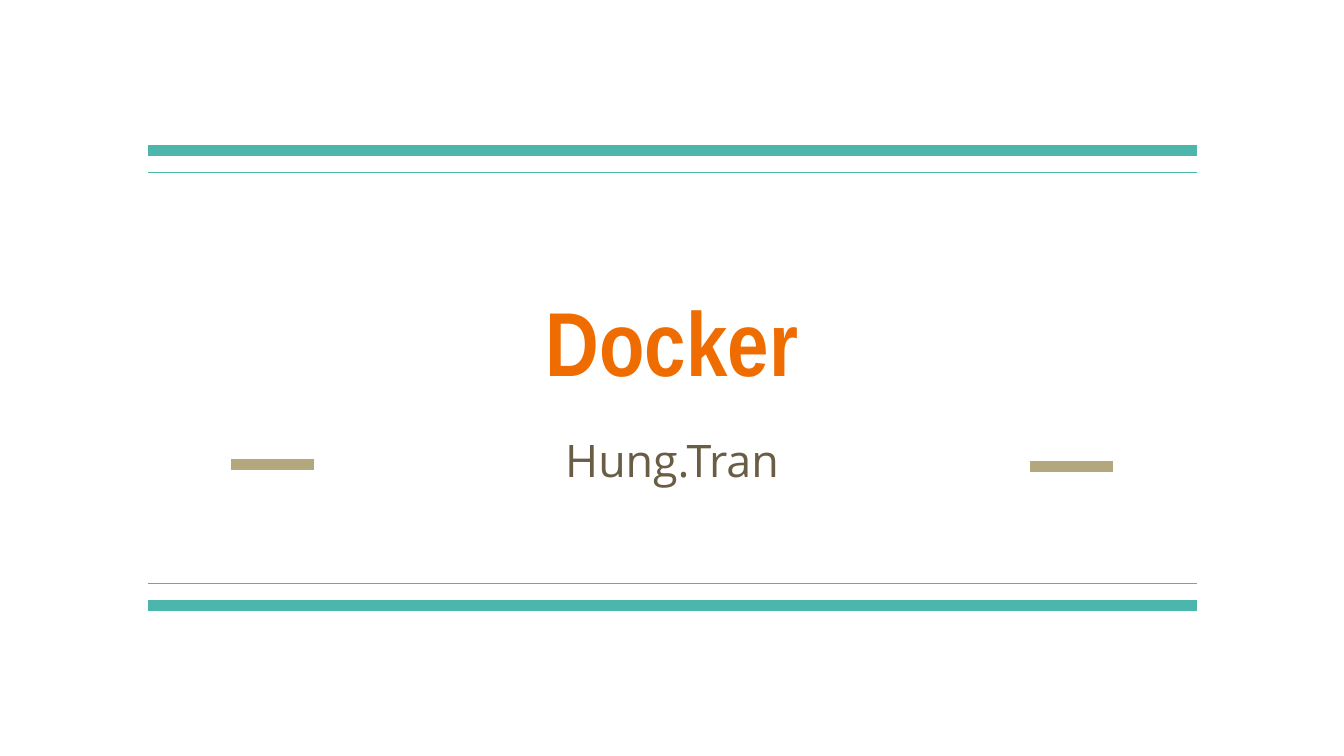
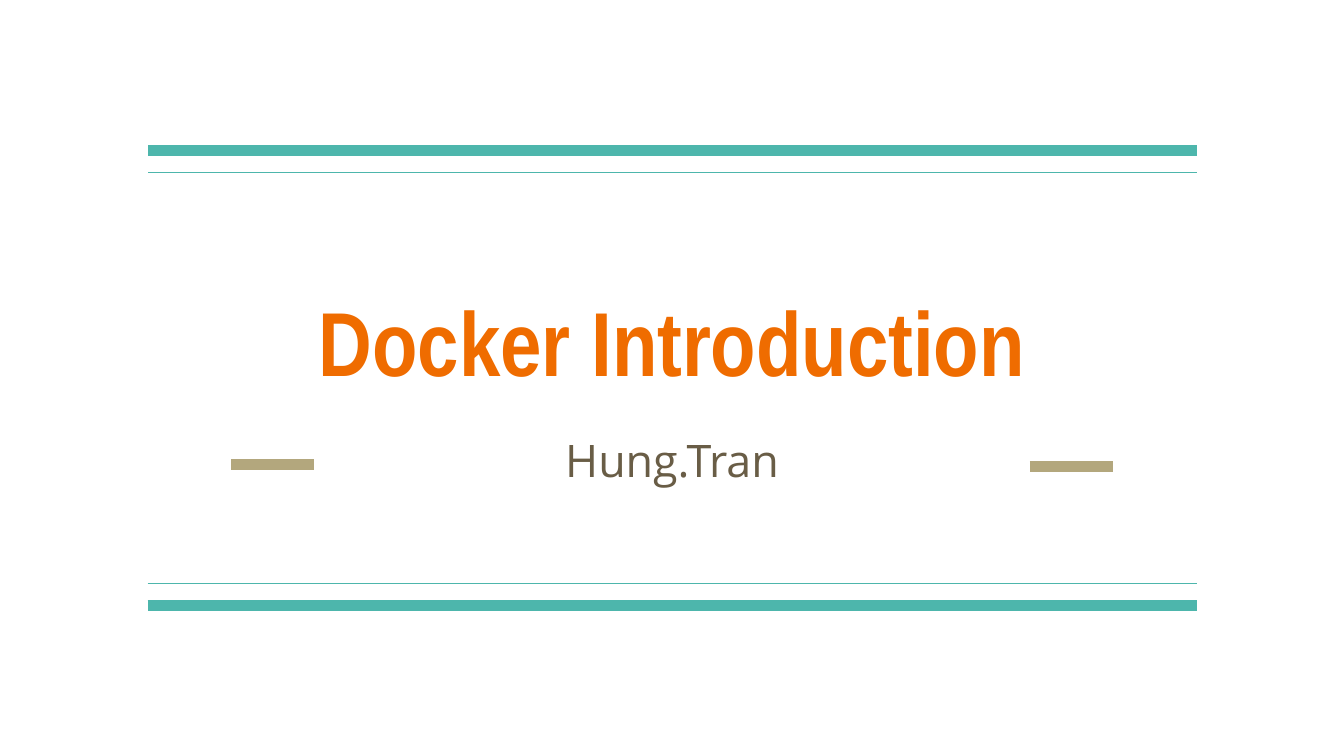
Before and after one commit to dinhhung09138/Learning-Example, a slide deck: slide 1 of docker/Docker - 01 - Basic.pptx. Drawn at 1344x756 pixels with LibreOffice and Linux fonts; fonts in the diff are those of the drawing. Boxes give left, top, right and bottom in pixels: in the first picture for what was removed or moved away, otherwise in the second. Text is boxed around its words. In the diff, an @@ line names an element or a change of style, - is before the commit and + after.

Commit message:
Docker introduction

```diff
--- a/docker/Docker - 01 - Basic.pptx
+++ b/docker/Docker - 01 - Basic.pptx
@@ title at (x1=319, y1=310, x2=1024, y2=377): text changed @@
-Docker
+Docker Introduction
```
Also in this commit, not shown: 6 other slides changed, 4 slides added.
